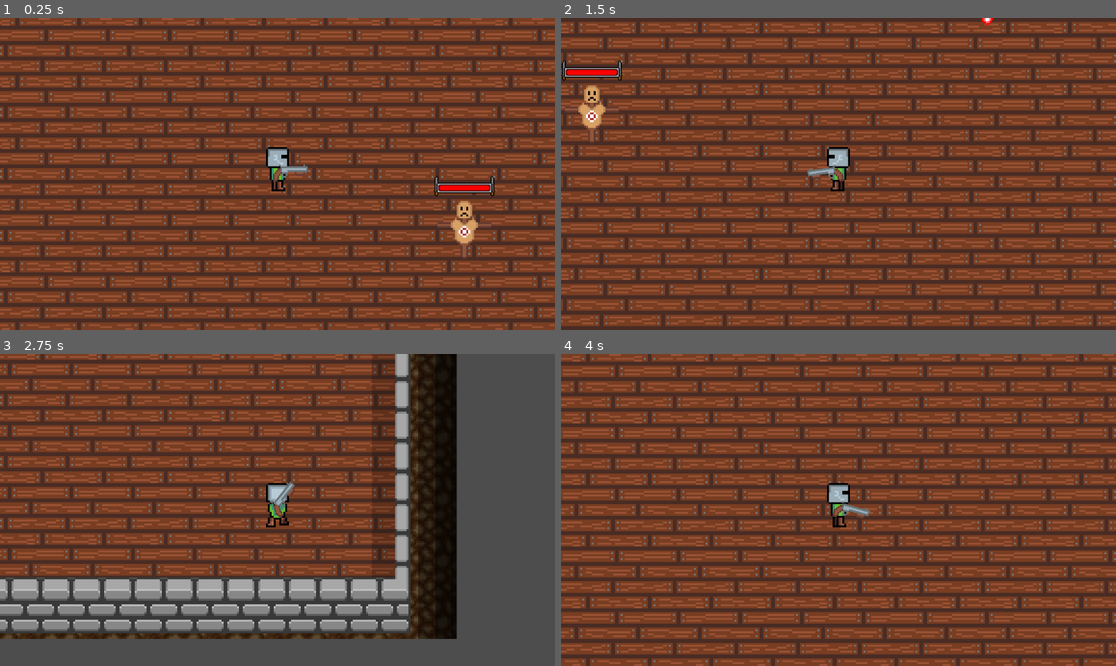
Above: before the commit, frames 1-4 (two rows, left to right).
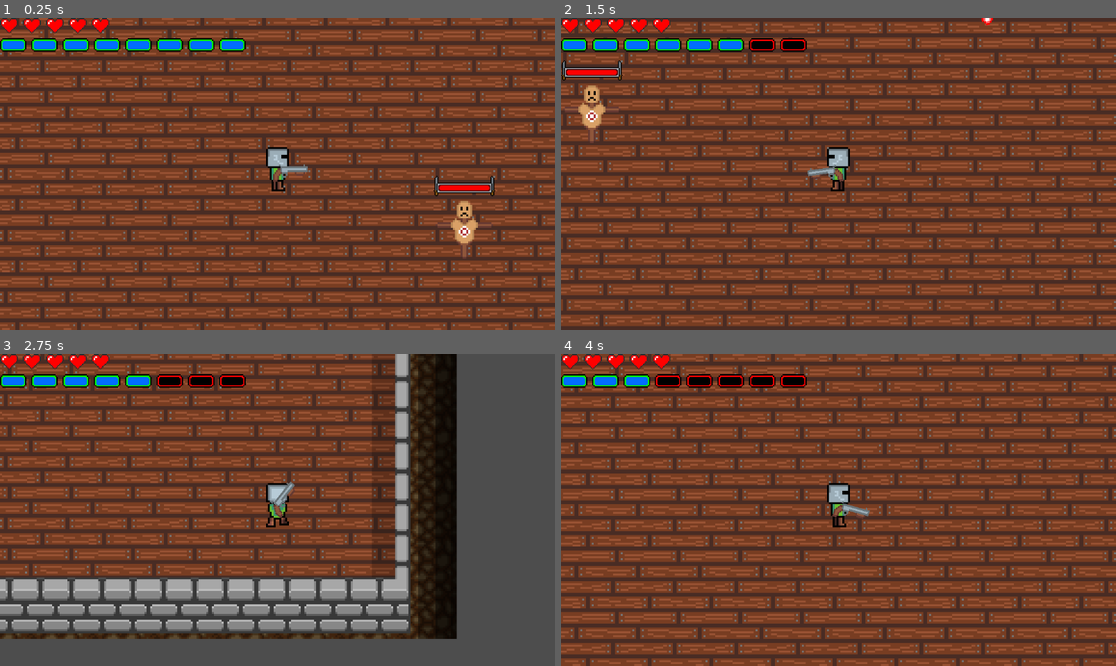
Above: after the commit, the same moments.

Repository: I-Sicarius-I/roguelike-top-down-game-remake
Game: Godot game, scene res://scenes/main.tscn
The game is run twice, just before and just after one commit, with the same random seed, the same clock (stepped at 60 frames per second) and the same inputs.
Inputs (mouse positions are in pixels of both pictures, inside the frame that each line leads up to):
- Up to frame 1 (0.25 s): no input
- Up to frame 2 (1.5 s): move the mouse to (960, 158) at 0.52 s; press the mouse at (960, 158) at 0.53 s; hold D (move_right) 0.53-1.28 s; move the mouse to (727, 189) at 1.27 s; release the mouse at (727, 189) at 1.28 s; hold S (move_down) from 1.28 s (still down); click (727, 189) at 1.35 s
- Up to frame 3 (2.75 s): move the mouse to (333, 441) at 2.02 s; release S (move_down) at 2.03 s; hold D (move_right) from 2.03 s (still down); hold Shift (use_ability) from 2.03 s (still down); click (333, 441) at 2.3 s
- Up to frame 4 (4 s): move the mouse to (810, 572) at 2.77 s; release D (move_right) at 2.78 s; release Shift (use_ability) at 2.78 s; hold W (move_up) 2.78-3.53 s; click (810, 572) at 2.85 s; move the mouse to (1005, 556) at 3.52 s; press the mouse at (1005, 556) at 3.53 s; hold A (move_left) from 3.53 s (still down)

The runs differ from the first frame. In frame 1, 2.2% of the frame differs, in the area x 0-45%, y 0-11%; in frame 2, 2.2%; in frame 3, 2.2%; in frame 4, 2.2%.

Commit message:
Added ui for magazine and health for player

Diff:
--- a/scenes/dummy_enemy.tscn
+++ b/scenes/dummy_enemy.tscn
@@ -131,7 +131,7 @@
 shape = SubResource("RectangleShape2D_ynn4s")
 
 [node name="DamageCooldown" type="Timer" parent="." unique_id=1896044247]
-wait_time = 1.5
+wait_time = 5.0
 
 [node name="EnemyHealthbar" parent="." unique_id=1962675898 instance=ExtResource("3_fah2s")]
 offset_top = -28.0
@@ -145,7 +145,6 @@
 shape = SubResource("CircleShape2D_fx3pk")
 
 [node name="AreaCooldown" type="Timer" parent="." unique_id=1300998167]
-wait_time = 0.5
 
 [connection signal="timeout" from="DamageCooldown" to="." method="_on_damage_cooldown_timeout"]
 [connection signal="body_entered" from="DamageHealArea" to="." method="_on_damage_heal_area_body_entered"]
--- /dev/null
+++ b/scenes/hud.tscn
@@ -0,0 +1,17 @@
+[gd_scene format=3 uid="uid://drwrpj8m6op64"]
+
+[ext_resource type="Script" uid="uid://dyktwth6fuy4g" path="res://scripts/hud.gd" id="1_ahhtf"]
+
+[node name="Hud" type="CanvasLayer" unique_id=289372288]
+script = ExtResource("1_ahhtf")
+
+[node name="VBoxContainer" type="VBoxContainer" parent="." unique_id=290767594]
+offset_right = 40.0
+offset_bottom = 40.0
+scale = Vector2(2.5, 2.5)
+
+[node name="HeartsContainer" type="HBoxContainer" parent="VBoxContainer" unique_id=426730336]
+layout_mode = 2
+
+[node name="AmmoContainer" type="HBoxContainer" parent="VBoxContainer" unique_id=1205411360]
+layout_mode = 2
--- a/scenes/main.tscn
+++ b/scenes/main.tscn
@@ -1,8 +1,10 @@
 [gd_scene format=4 uid="uid://bab6l88wfloq6"]
 
 [ext_resource type="PackedScene" uid="uid://c4bimrdpiste1" path="res://scenes/player.tscn" id="1_o5qli"]
+[ext_resource type="Script" uid="uid://cbtyb65wpqq00" path="res://scripts/main.gd" id="1_tbgi4"]
 [ext_resource type="Texture2D" uid="uid://bacx266217ch" path="res://assets/tilesets/TilesetTest.png" id="2_0wfyh"]
 [ext_resource type="PackedScene" uid="uid://8au0kq53cjkq" path="res://scenes/dummy_enemy.tscn" id="3_sugp2"]
+[ext_resource type="PackedScene" uid="uid://drwrpj8m6op64" path="res://scenes/hud.tscn" id="4_jyhfs"]
 
 [sub_resource type="TileSetAtlasSource" id="TileSetAtlasSource_sugp2"]
 texture = ExtResource("2_0wfyh")
@@ -40,15 +42,18 @@
 sources/0 = SubResource("TileSetAtlasSource_sugp2")
 
 [node name="main" type="Node2D" unique_id=897477500]
+script = ExtResource("1_tbgi4")
 
-[node name="test_level" type="Node2D" parent="." unique_id=1432397422]
+[node name="level_root" type="Node2D" parent="." unique_id=1432397422]
 
-[node name="floor" type="TileMapLayer" parent="test_level" unique_id=414771139]
+[node name="floor" type="TileMapLayer" parent="level_root" unique_id=414771139]
 tile_map_data = PackedByteArray("AAD3//3/AAAAAAEAAAD3//7/AAAAAAEAAAD3////AAAAAAEAAAD3/wAAAAAAAAEAAAD3/wEAAAAAAAEAAAD3/w …(6400 unchanged characters)…
 tile_set = SubResource("TileSet_jyhfs")
 
-[node name="Player" parent="." unique_id=986945971 instance=ExtResource("1_o5qli")]
+[node name="Player" parent="level_root" unique_id=986945971 instance=ExtResource("1_o5qli")]
 position = Vector2(-16, -4)
 
 [node name="DummyEnemy" parent="." unique_id=1658941377 instance=ExtResource("3_sugp2")]
 position = Vector2(81, 24)
+
+[node name="Hud" parent="." unique_id=289372288 instance=ExtResource("4_jyhfs")]
--- a/scripts/dummy.gd
+++ b/scripts/dummy.gd
@@ -4,7 +4,7 @@
 @onready var area_cooldown: Timer = $AreaCooldown
 
 var state: String = "normal"
-var health_change_amount: float = 25.
+var health_change_amount: float = 10.
 var in_area: bool = false
 var in_cooldown: bool = true
 var target: Node2D = null
--- /dev/null
+++ b/scripts/hud.gd
@@ -0,0 +1,88 @@
+extends CanvasLayer
+
+@onready var hearts_container: HBoxContainer = $VBoxContainer/HeartsContainer
+@onready var ammo_container: HBoxContainer = $VBoxContainer/AmmoContainer
+
+# Health
+const HEART_SIZE: int = 20
+
+const HEART_FULL = preload("res://assets/ui/heartFull.png")
+const HEART_HALF = preload("res://assets/ui/heartHalf.png")
+const HEART_EMPTY = preload("res://assets/ui/heartEmpty.png")
+
+# Magazine
+const BULLET = preload("res://assets/ui/ammo_full.png")
+const EMPTY = preload("res://assets/ui/ammo_empty.png")
+
+var player: CharacterBody2D
+var magazine: MagazineItem
+
+# Called when the node enters the scene tree for the first time.
+func _ready() -> void:
+	pass # Replace with function body.
+
+
+# Called every frame. 'delta' is the elapsed time since the previous frame.
+func _process(delta: float) -> void:
+	pass
+
+
+func set_up_hud(player: Node2D) -> void:
+
+	self.player = player
+
+	if player:
+		player.update_health.connect(_on_update_health)
+		_on_update_health(player.health, player.max_health)
+		magazine = player.get_node("staff").module_list["magazine"]
+		magazine.update_ammo.connect(_on_update_ammo)
+		_on_update_ammo(magazine.curr_amount, magazine.max_amount)
+
+
+func _on_update_health(health: float, max_health: float) -> void:
+
+	var hearts_len = len(hearts_container.get_children())
+	var num_of_hearts = int(max_health / HEART_SIZE)
+
+	if hearts_len < num_of_hearts:
+		for i in (num_of_hearts - hearts_len):
+			var textRect = TextureRect.new()
+			textRect.expand_mode = TextureRect.EXPAND_KEEP_SIZE
+			textRect.stretch_mode = TextureRect.STRETCH_KEEP
+			hearts_container.add_child(textRect)
+
+	var hearts = hearts_container.get_children()
+
+	var full: int = health / HEART_SIZE
+	var half: int = 1 if int(health) % HEART_SIZE > 0 else 0
+	var empty: int = num_of_hearts - full - half
+
+	for i in full:
+		hearts[i].texture = HEART_FULL
+
+	if half:
+		hearts[full].texture = HEART_HALF
+
+	for i in empty:
+		hearts[len(hearts) - i - 1].texture = HEART_EMPTY
+
+func _on_update_ammo(ammo: float, max_ammo: float) -> void:
+
+	var ammo_len = len(ammo_container.get_children())
+
+	if ammo_len < max_ammo:
+		for i in (max_ammo - ammo_len):
+			var textRect = TextureRect.new()
+			textRect.expand_mode = TextureRect.EXPAND_KEEP_SIZE
+			textRect.stretch_mode = TextureRect.STRETCH_KEEP
+			ammo_container.add_child(textRect)
+
+	var bullets = ammo_container.get_children()
+
+	print(ammo, " ", max_ammo)
+
+	for i in ammo:
+		bullets[i].texture = BULLET
+
+	for i in (max_ammo - ammo):
+		bullets[len(bullets) - i - 1].texture = EMPTY
--- a/scripts/magazine_item.gd
+++ b/scripts/magazine_item.gd
@@ -3,6 +3,8 @@
 extends Item
 
 @onready var reload_timer: Timer = $ReloadTimer
+
+signal update_ammo(ammo: int, max_ammo: int)
 
 var is_empty: bool = false
 var reload_time: float = 2.0
@@ -22,6 +24,8 @@
 func update_magazine() -> void:
 	curr_amount -= 1
 
+	emit_signal("update_ammo", curr_amount, max_amount)
+
 	if curr_amount == 0:
 		is_empty = true
 		reload_timer.wait_time = reload_time
@@ -30,7 +34,7 @@
 func _on_reload() -> void:
 	is_empty = false
 	curr_amount = max_amount
-
+	emit_signal("update_ammo", curr_amount, max_amount)
 
 func _on_reload_timer_timeout() -> void:
 	_on_reload() # Replace with function body.
--- /dev/null
+++ b/scripts/main.gd
@@ -0,0 +1,16 @@
+extends Node2D
+
+@onready var hud: CanvasLayer = $Hud
+
+var level_root: Node2D = null
+# Called when the node enters the scene tree for the first time.
+func _ready() -> void:
+	level_root = get_node("level_root")
+
+	var player = level_root.get_node("Player")
+	hud.set_up_hud(player)
+
+
+# Called every frame. 'delta' is the elapsed time since the previous frame.
+func _process(delta: float) -> void:
+	pass
--- a/scripts/staff.gd
+++ b/scripts/staff.gd
@@ -37,7 +37,6 @@
 		items.call_deferred("add_child", item)
 
 
-
 func _process(_delta: float) -> void:
 	_look_at_mouse()
 	_use_gun()
Binary file changed: assets/ui/Ammo (1).png
Binary file changed: assets/ui/Heart.png
Binary file added: assets/ui/ammo_empty.png
Not shown, added: assets/ui/ammo_empty.png.import
Binary file added: assets/ui/ammo_full.png
Not shown, added: assets/ui/ammo_full.png.import
Binary file added: assets/ui/heartEmpty.png
Not shown, added: assets/ui/heartEmpty.png.import
Binary file added: assets/ui/heartFull.png
Not shown, added: assets/ui/heartFull.png.import
Binary file added: assets/ui/heartHalf.png
Not shown, added: assets/ui/heartHalf.png.import
(and 2 more such lines)
